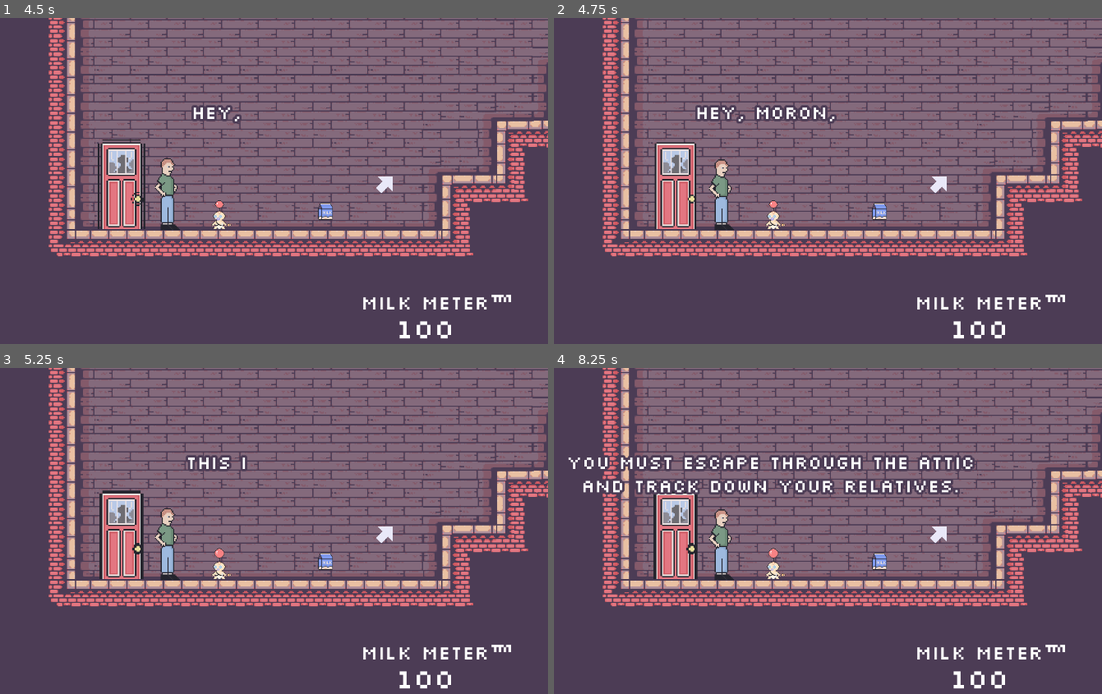
Above: before the commit, frames 1-4 (two rows, left to right).
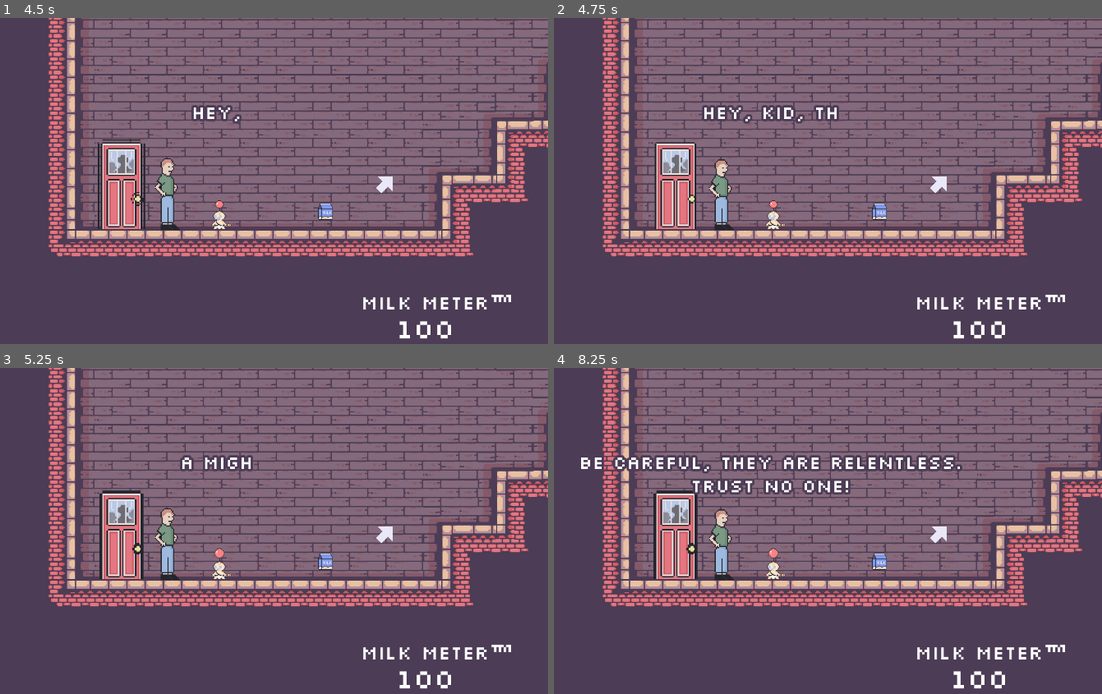
Above: after the commit, the same moments.

Repository: duncwilliams/trust-fund-baby
Game: Godot game, scene res://scenes/main.tscn
Same seed, same stepped clock (60 frames per second), same inputs: the game is played once before the commit and once after it.
Inputs (mouse positions are in pixels of both pictures, inside the frame that each line leads up to):
- Up to frame 1 (4.5 s): tap Enter at 0.5 s; move the mouse to (361, 184) at 0.52 s; press the mouse at (361, 184) at 0.53 s; hold D (crawl_right) 0.53-2.03 s; tap R (restart) at 1.25, 2, 2.75 s; move the mouse to (87, 220) at 1.27 s; release the mouse at (87, 220) at 1.28 s; click (87, 220) at 1.35 s; move the mouse to (284, 122) at 2.02 s; press the mouse at (284, 122) at 2.03 s; hold A (crawl_left) 2.03-2.78 s; move the mouse to (186, 275) at 2.77 s; release the mouse at (186, 275) at 2.78 s; hold D (crawl_right) 2.78-4.28 s; click (186, 275) at 2.85 s; move the mouse to (416, 259) at 3.52 s; press the mouse at (416, 259) at 3.53 s; move the mouse to (21, 148) at 4.27 s; release the mouse at (21, 148) at 4.28 s; hold A (crawl_left) from 4.28 s (still down); click (21, 148) at 4.35 s
- Up to frame 2 (4.75 s): keep holding A (crawl_left)
- Up to frame 3 (5.25 s): move the mouse to (252, 553) at 5.02 s; release A (crawl_left) at 5.03 s; press the mouse at (252, 553) at 5.03 s; hold D (crawl_right) from 5.03 s (still down)
- Up to frame 4 (8.25 s): move the mouse to (674, 459) at 5.77 s; release D (crawl_right) at 5.78 s; release the mouse at (674, 459) at 5.78 s; hold A (crawl_left) 5.78-7.28 s; click (674, 459) at 5.85 s; move the mouse to (915, 534) at 6.52 s; press the mouse at (915, 534) at 6.53 s; tap R (restart) at 7.25 s; move the mouse to (641, 570) at 7.27 s; release the mouse at (641, 570) at 7.28 s; hold D (crawl_right) from 7.28 s (still down); click (641, 570) at 7.35 s; move the mouse to (838, 472) at 8.02 s; press the mouse at (838, 472) at 8.03 s

Frame 1 is identical in both runs. In frame 2, 0.8% of the frame differs, in the area x 25-53%, y 26-33%; in frame 3, 0.4%; in frame 4, 4.1%, in the area x 2-77%, y 26-39%.

Commit message:
dialogue tweaks, children yay sound

Diff:
--- a/scenes/music_player.tscn
+++ b/scenes/music_player.tscn
@@ -1,6 +1,7 @@
 [gd_scene format=3 uid="uid://dpv06ermcjg2p"]
 
 [ext_resource type="AudioStream" uid="uid://8i6qplp54c6k" path="res://audio/music/6. Veil of Eternal Nightfall.mp3" id="2_qbjj0"]
+[ext_resource type="AudioStream" uid="uid://c2td4neoks418" path="res://audio/sfx/Children Yay!   Sound Effect.mp3" id="3_l7xiw"]
 [ext_resource type="AudioStream" uid="uid://bn78w2vnxpt12" path="res://audio/music/fylzarmusicinc-comical-style-music-of-daily-life-in-a-park-536144.mp3" id="3_mfaxx"]
 
 [node name="MusicPlayer" type="Node" unique_id=343938540]
@@ -16,3 +17,7 @@
 volume_db = -10.805
 autoplay = true
 parameters/looping = true
+
+[node name="ChildrenYayAudio" type="AudioStreamPlayer" parent="." unique_id=917664112]
+stream = ExtResource("3_l7xiw")
+volume_db = -11.8
--- a/scripts/bottle.gd
+++ b/scripts/bottle.gd
@@ -13,7 +13,7 @@
 var drain_accumulator: float = 0.0
 
 
-func _process(delta: float) -> void:
+func _process(_delta: float) -> void:
 	look_at(get_global_mouse_position())
 
 
--- a/scripts/dialogue_controller.gd
+++ b/scripts/dialogue_controller.gd
@@ -9,22 +9,26 @@
 var advance_prompt_timer: SceneTreeTimer
 var auto_advance_timer: SceneTreeTimer
 var intro_lines: Array[String] = [
-	"Oh look, it's a dumb baby.",
-	"Hey, moron, things aren’t all goo-goo and gah-gah out here, okay?",
-	"This is the real world so listen up!",
-	"A mighty trust fund was passed to you by your parents.",
+	"Oh look, it's the baby.",
+	"Hey, kid, things aren’t all goo-goo and gah-gah right now. So listen up!",
+	"A mighty trust fund was passed down to you by your parents.",
 	"But your morally bad relatives are here to steal it from you!",
-	"You must escape through the attic and track down your relatives.",
-	"I'll hold them off, just go!"
+	"You must escape through the attic to elude your relatives and retain your trust fund.",
+	"Be careful, they are relentless. Trust no one!",
+	"I'll hold them off for now, just go!"
 ]
 var second_floor_lines: Array[String] = [
 	"Well, well, well",
 	"Didn't I tell your dumb ass not to trust anyone?",
 	"I am your morally bad and corrupt brother!",
-	"Our parents trapped me here to prevent me from escaping",
-	"And stealing your trust fund",
-	"But you and your dumb balloon bandolier freed me!",
-	"Sorry, loser, I can’t let you witness my grand heist."
+	"You walked or - milk-blasted - straight into my trap.",
+	"Escape through the attic? There's no windows or doors up here moron.",
+	"Mom and Dad left me nothing. They said I was too corrupt and morally bad.",
+	"Time for me to finally get my rightful share of the trust fund.",
+	"You and your dumb balloon bandolier are done for!"
+]
+var second_floor_lines_alternate: Array[String] = [
+	"let's get this over with"
 ]
 var victory_lines: Array[String] = [
 	"I cannot believe you have done this to me"
@@ -71,6 +75,12 @@
 func play_second_floor_dialogue() -> void:
 	current_dialogue_title = "second floor"
 	current_lines = second_floor_lines
+	play_lines()
+
+
+func play_second_floor_alternate_dialogue() -> void:
+	current_dialogue_title = "second floor alternate"
+	current_lines = second_floor_lines_alternate
 	play_lines()
 
 
--- a/scripts/hud.gd
+++ b/scripts/hud.gd
@@ -66,14 +66,6 @@
 	$FullscreenMessageControl.queue_free()
 
 
-func play_intro_dialogue():
-	$DialogueController.play_intro_dialogue()
-
-
-func play_second_floor_dialogue():
-	$DialogueController.play_second_floor_dialogue()
-
-
 func update_boss_health_bar(new_health: int):
 	%BossHealthBar.value = new_health
 
@@ -85,7 +77,7 @@
 
 func _on_dialogue_controller_dialogue_finished(dialogue_title: String) -> void:
 		dialogue_finished.emit(dialogue_title)
-		if dialogue_title == "second floor":
+		if dialogue_title == "second floor" or dialogue_title == "second floor alternate":
 			$BossBarControl.visible = true
 			$HeartsControl.visible = true
 			in_boss_battle = true
--- a/scripts/main.gd
+++ b/scripts/main.gd
@@ -11,7 +11,7 @@
 	start_timer()
 	if not GameState.intro_played:
 		await $Hud.play_fullscreen_intro_message()
-		$Hud.play_intro_dialogue()
+		$Hud/DialogueController.play_intro_dialogue()
 		$Baby/AnimatedSprite2D.flip_h = true
 	if GameState.game_beaten:
 		$Hud/TimerLabel.visible = true
@@ -26,11 +26,11 @@
 		get_tree().reload_current_scene()
 
 
-func move_camera_to_position(target: Node2D, camera_speed: float) -> void:
+func move_camera_to_position(target: Node2D, camera_move_speed: float) -> void:
 	$Baby.set_deferred("process_mode", Node.PROCESS_MODE_DISABLED)
 	$Enemy.set_deferred("process_mode", Node.PROCESS_MODE_DISABLED)
 	var tween := create_tween()
-	tween.tween_property($Baby/Camera2D, "global_position", target.global_position, camera_speed)
+	tween.tween_property($Baby/Camera2D, "global_position", target.global_position, camera_move_speed)
 	await tween.finished
 
 
@@ -54,6 +54,7 @@
 
 
 func update_time_label() -> void:
+	@warning_ignore("integer_division")
 	var minutes := int(elapsed_time) / 60
 	var seconds := int(elapsed_time) % 60
 	var hundreths := int((elapsed_time - int(elapsed_time)) * 100)
@@ -69,7 +70,10 @@
 	$MusicPlayer/BackgroundMusic.stop()
 	await get_tree().create_timer(2.0).timeout
 	$Enemy.enable()
-	$Hud.play_second_floor_dialogue()
+	if not GameState.game_beaten:
+		$Hud/DialogueController.play_second_floor_dialogue()
+	else:
+		$Hud/DialogueController.play_second_floor_alternate_dialogue()
 	$Baby.refill_bottle()
 
 
@@ -77,7 +81,7 @@
 	if dialogue_title == "intro":
 		$Map/Friend/AnimatedSprite2D.play("point")
 		GameState.intro_played = true
-	elif dialogue_title == "second floor":
+	elif dialogue_title == "second floor" or dialogue_title == "second floor alternate":
 		$Map.disable_invisible_walls()
 		$MusicPlayer/BossMusic.play()
 	elif dialogue_title == "victory":
@@ -115,3 +119,4 @@
 		await move_camera_to_position($Baby, camera_speed)
 		$Baby.set_deferred("process_mode", Node.PROCESS_MODE_INHERIT)
 		$Baby.velocity = Vector2.ZERO
+		$MusicPlayer/ChildrenYayAudio.play()
Not shown, added: audio/sfx/Children Yay! Sound Effect.mp3.import
Not shown, added: audio/sfx/Children Yay! Sound Effect.mp3
